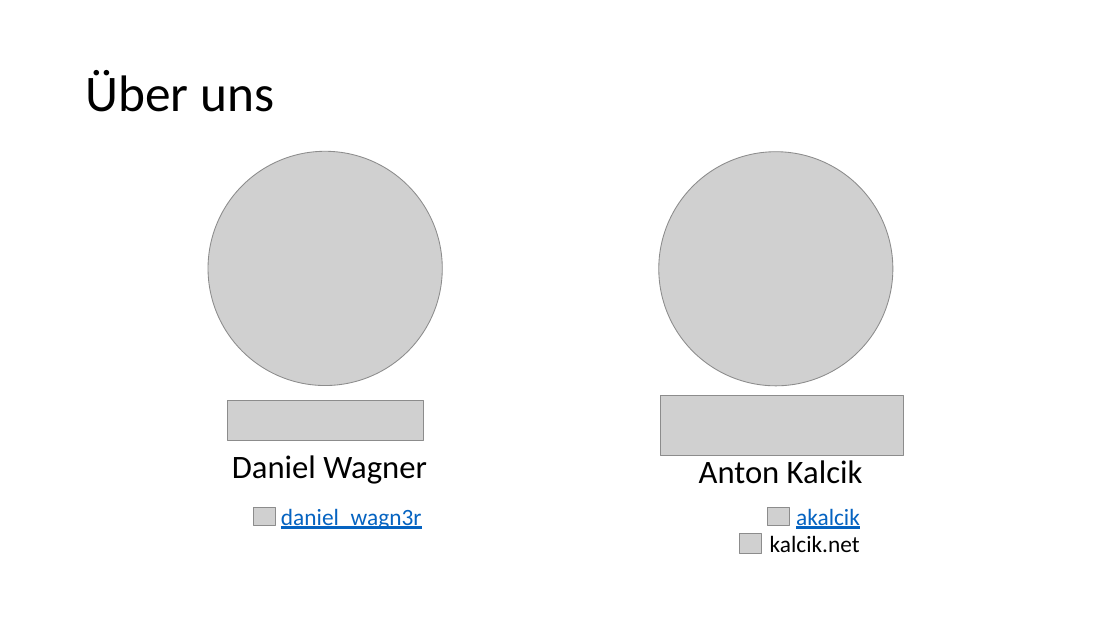
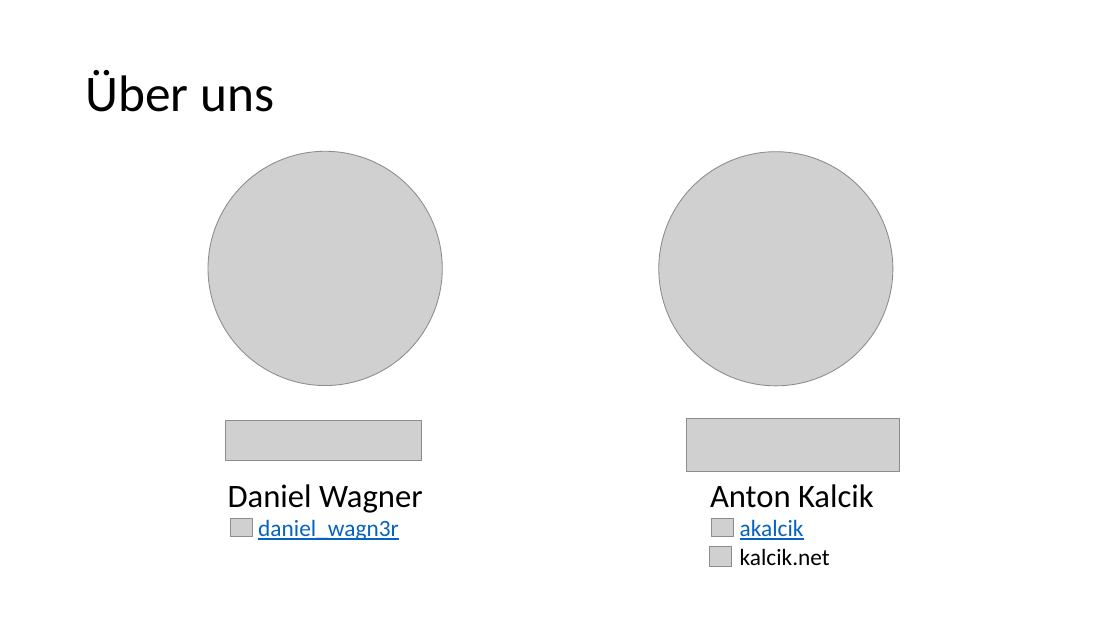
Before and after one commit to danielwagn3r/apimgmt-workshop, a slide deck: slide 2 of API Management.pptx. Drawn at 1120x630 pixels with LibreOffice and Linux fonts; fonts in the diff are those of the drawing; grey boxes stand for pictures. Boxes give left, top, right and bottom in pixels: in the first picture for what was removed or moved away, otherwise in the second. Text is boxed around its words. In the diff, an @@ line names an element or a change of style, - is before the commit and + after.

```diff
--- a/API Management.pptx
+++ b/API Management.pptx
@@ picture: place and size @@
-picture at (660, 395, 903, 455)
+picture at (686, 418, 901, 472)
@@ picture: place and size @@
-picture at (227, 400, 423, 440)
+picture at (225, 421, 422, 461)
@@ text "Daniel Wagner": place and size @@
-text "Daniel Wagner" at (232, 455, 427, 484)
+text "Daniel Wagner" at (228, 484, 423, 513)
@@ text "Anton Kalcik": place and size @@
-text "Anton Kalcik" at (699, 460, 863, 484)
+text "Anton Kalcik" at (710, 484, 874, 508)
@@ text "daniel_wagn3r": place and size @@
-text "daniel_wagn3r" at (281, 508, 422, 529)
+text "daniel_wagn3r" at (258, 519, 399, 540)
@@ picture removed at (254, 507, 276, 526) @@
@@ text "akalcik": place and size @@
-text "akalcik" at (796, 508, 860, 529)
+text "akalcik" at (740, 519, 804, 540)
@@ picture removed at (768, 507, 790, 526) @@
@@ picture added at (231, 519, 253, 538) @@
@@ picture added at (712, 519, 734, 538) @@
@@ text "kalcik.net": place and size @@
-text "kalcik.net" at (770, 535, 860, 552)
+text "kalcik.net" at (740, 548, 830, 565)
@@ picture removed at (739, 534, 761, 554) @@
@@ picture added at (710, 547, 732, 566) @@
```
Also in this commit, not shown: 1 slide added.
